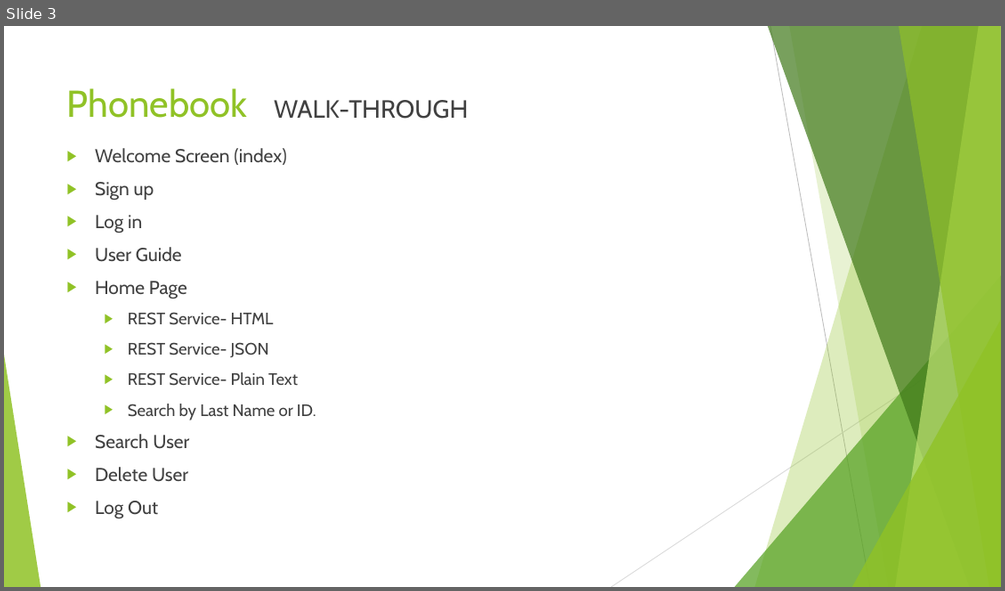
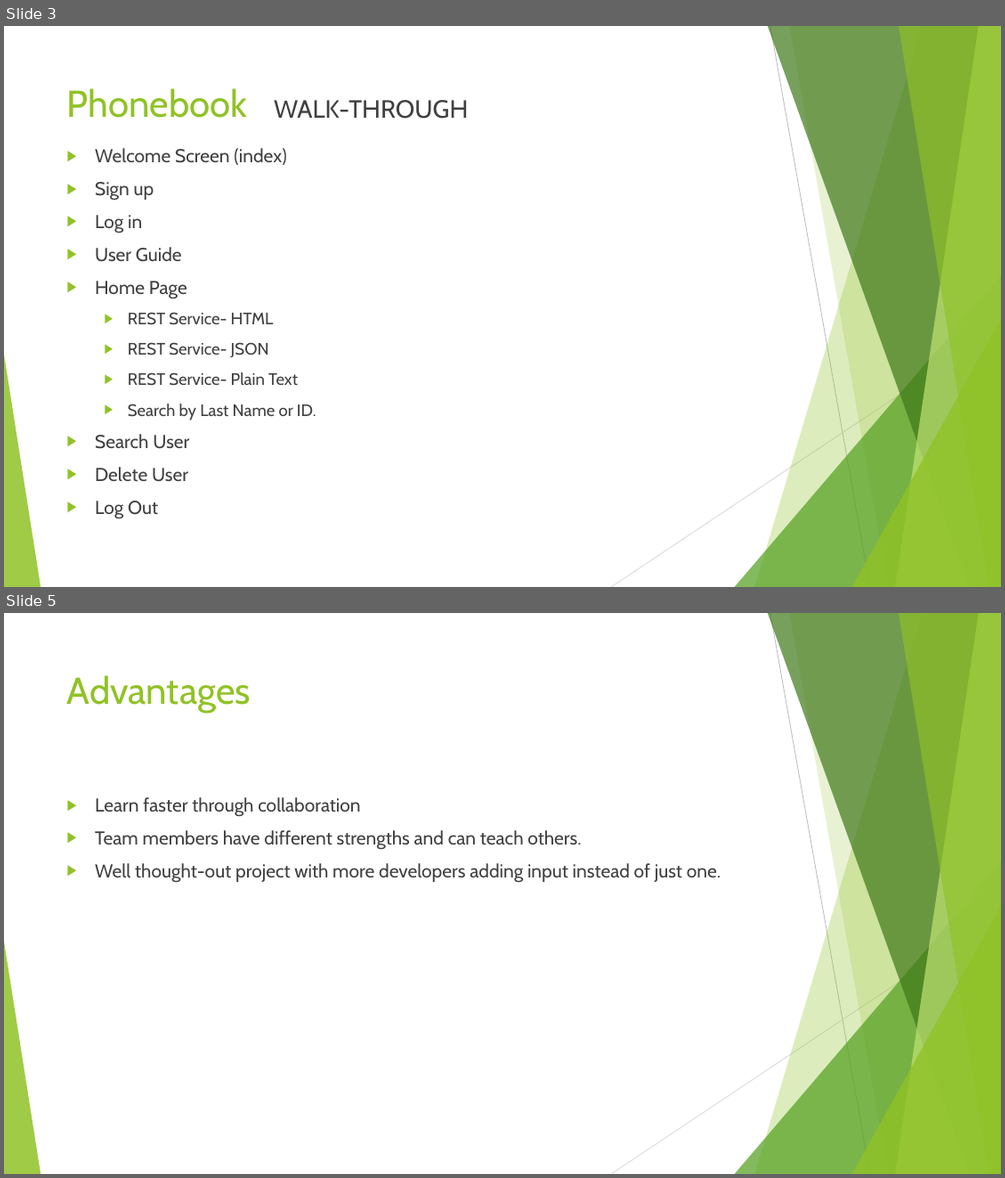
Before and after one commit to dennisfhelt/Phonebook, a slide deck: Presentation.pptx. Shown one above the other, each under a label of ours: slide 3 before the commit, slides 3 and 5 after it; the slides between them are not shown. The pictures are 1005x591 and 1005x1178 pixels, drawn with LibreOffice and Linux fonts; fonts in the diff are those of the drawing. Boxes give left, top, right and bottom in pixels: in the first picture for what was removed or moved away, otherwise in the second. Text is boxed around its words. In the diff, an @@ line names an element or a change of style, - is before the commit and + after.

```diff
--- a/Presentation.pptx
+++ b/Presentation.pptx
@@ slide 5 added at bbox=[4, 613, 1001, 1174], background #FFFFFF; not listed: 10 template elements that a slide beside it also shows @@
@@ title added at bbox=[67, 675, 251, 713], 36 pt, text #90C226 @@
+Advantages
@@ text added at bbox=[95, 797, 720, 883], 18 pt, text #404040 @@
+▶ Learn faster through collaboration
+▶ Team members have different strengths and can teach others.
+▶ Well thought-out project with more developers adding input instead of just one.
```
Also in this commit, not shown: 2 slides changed, 1 other slide added.
